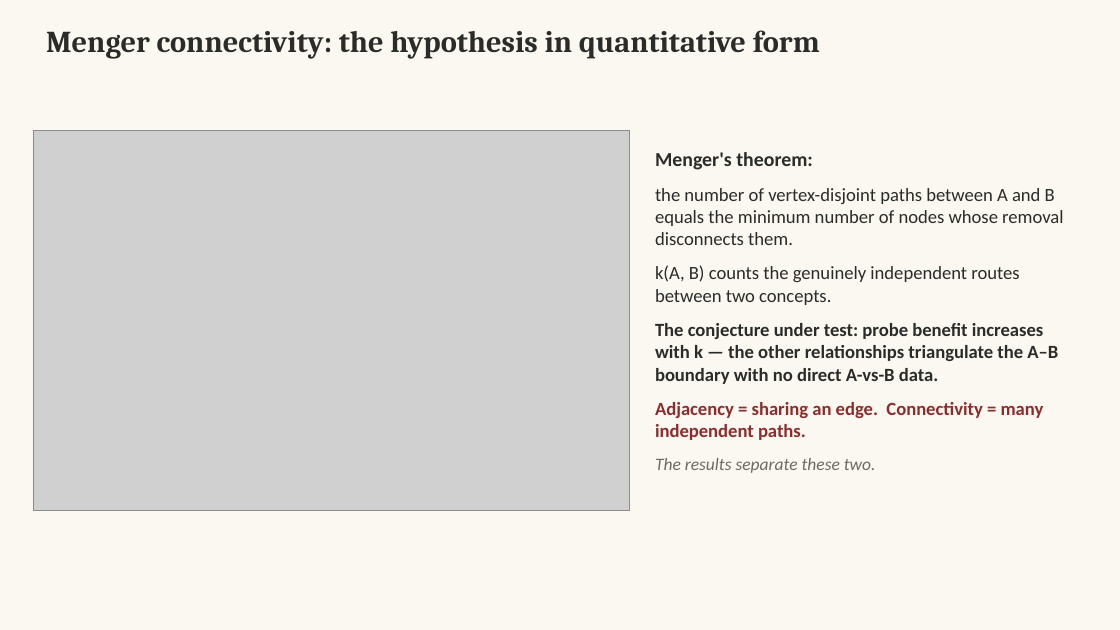
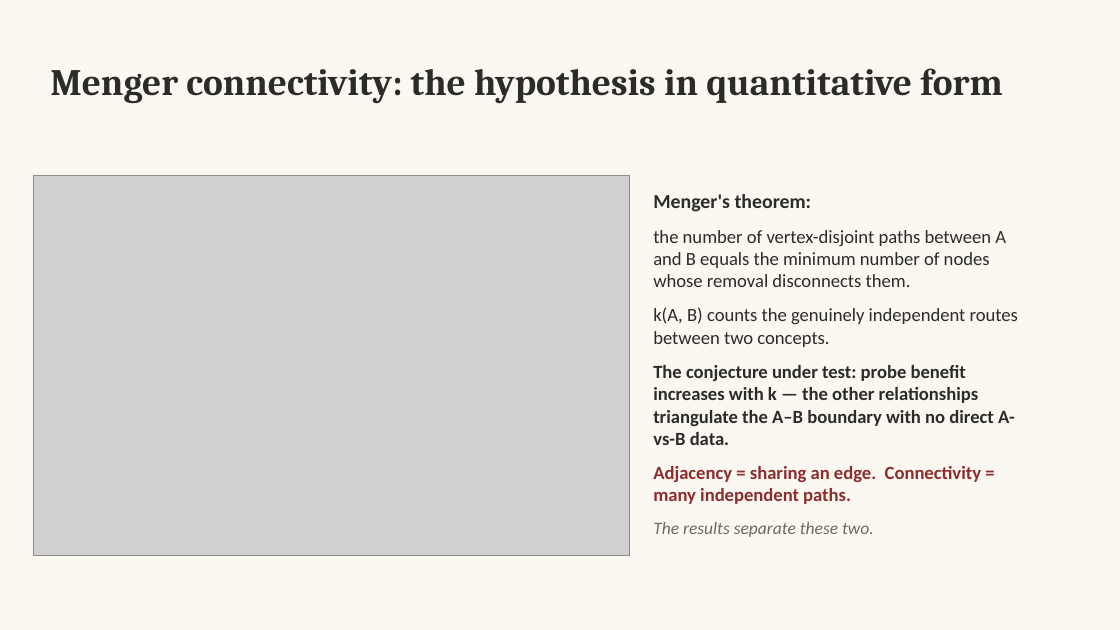
Before and after one commit to magazine233/ARENA_3.0, a slide deck: slide 4 of project/capstone/paper/slides/TALK_10MIN_formal_warm.pptx. Drawn at 1120x630 pixels with LibreOffice and Linux fonts; fonts in the diff are those of the drawing; grey boxes stand for pictures. Boxes give left, top, right and bottom in pixels: in the first picture for what was removed or moved away, otherwise in the second. Text is boxed around its words. In the diff, an @@ line names an element or a change of style, - is before the commit and + after.

```diff
--- a/project/capstone/paper/slides/TALK_10MIN_formal_warm.pptx
+++ b/project/capstone/paper/slides/TALK_10MIN_formal_warm.pptx
@@ text "Menger connectivity: the hypothesis in ...": place and size @@
-text "Menger connectivity: the hypothesis in ..." at bbox=[46, 30, 820, 59]
+text "Menger connectivity: the hypothesis in ..." at bbox=[50, 68, 1003, 103]
@@ text "Menger connectivity: the hypothesis in ..." at bbox=[50, 68, 1003, 103]: size 26 to 32 pt @@
@@ picture: place and size @@
-picture at bbox=[34, 130, 630, 511]
+picture at bbox=[34, 176, 630, 556]
@@ text "Menger's theorem:" rewrapped from bbox=[655, 152, 1063, 473] to bbox=[653, 194, 1018, 537] @@
```
Also in this commit, not shown: 1 other slide changed, 2 other files.
